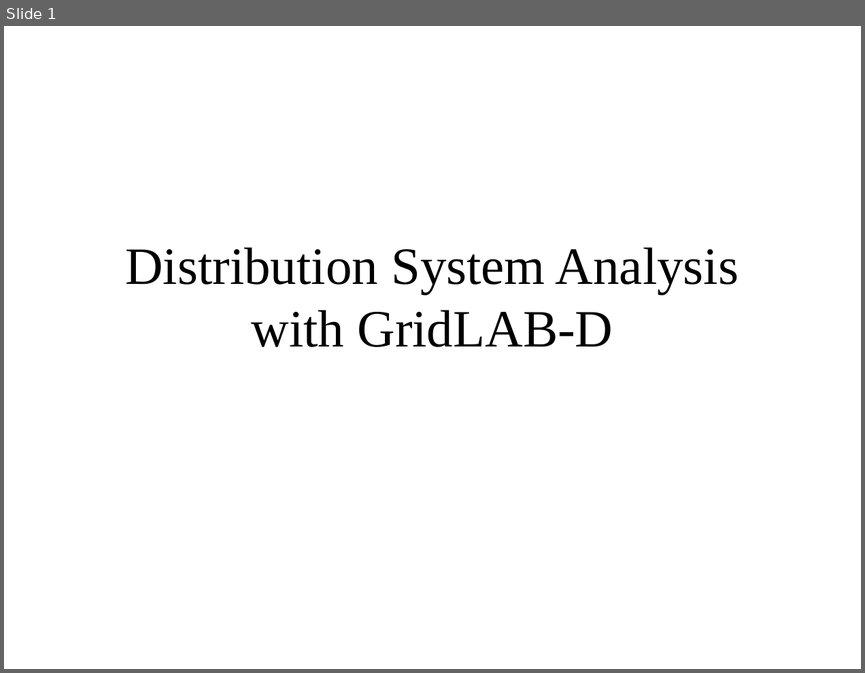
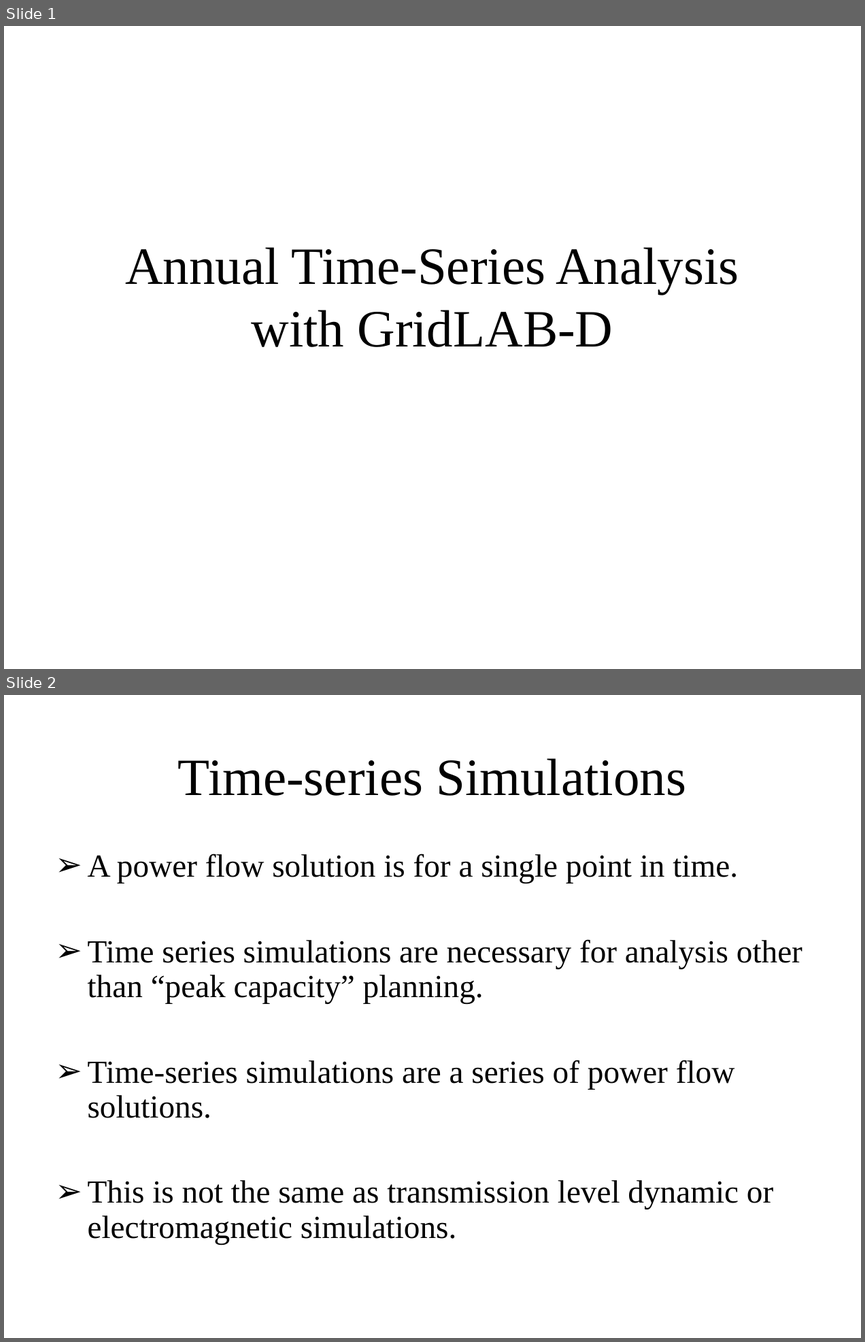
Before and after one commit to gridlab-d/course, a slide deck: Distribution Analysis Course/1.0 - Anual Analysis.ppt. Shown one above the other, each under a label of ours: slide 1 before the commit, slides 1 and 2 after it. The pictures are 865x673 and 865x1342 pixels, drawn with LibreOffice and Linux fonts; fonts in the diff are those of the drawing. Boxes give left, top, right and bottom in pixels: in the first picture for what was removed or moved away, otherwise in the second. Text is boxed around its words. In the diff, an @@ line names an element or a change of style, - is before the commit and + after.

```diff
--- a/Distribution Analysis Course/1.0 - Anual Analysis.ppt
+++ b/Distribution Analysis Course/1.0 - Anual Analysis.ppt
@@ slide 2 added at <box>4,695,861,1338</box>, background #FFFFFF @@
@@ title added at <box>178,758,686,796</box>, 44 pt, text #000000 @@
+Time-series Simulations
@@ text added at <box>88,853,802,1244</box>, 27 pt, text #000000 @@
+➢ A power flow solution is for a single point in time.
+➢ Time series simulations are necessary for analysis other than “peak capacity” planning.
+➢ Time-series simulations are a series of power flow solutions.
+➢ This is not the same as transmission level dynamic or electromagnetic simulations.
@@ slide 1 changed as well @@
@@ title at <box>125,247,738,347</box>: text changed @@
-Distribution System Analysis with GridLAB-D
+Annual Time-Series Analysis with GridLAB-D
```
Also in this commit, not shown: 5 other slides added, 1 slide removed, 4 other files.
